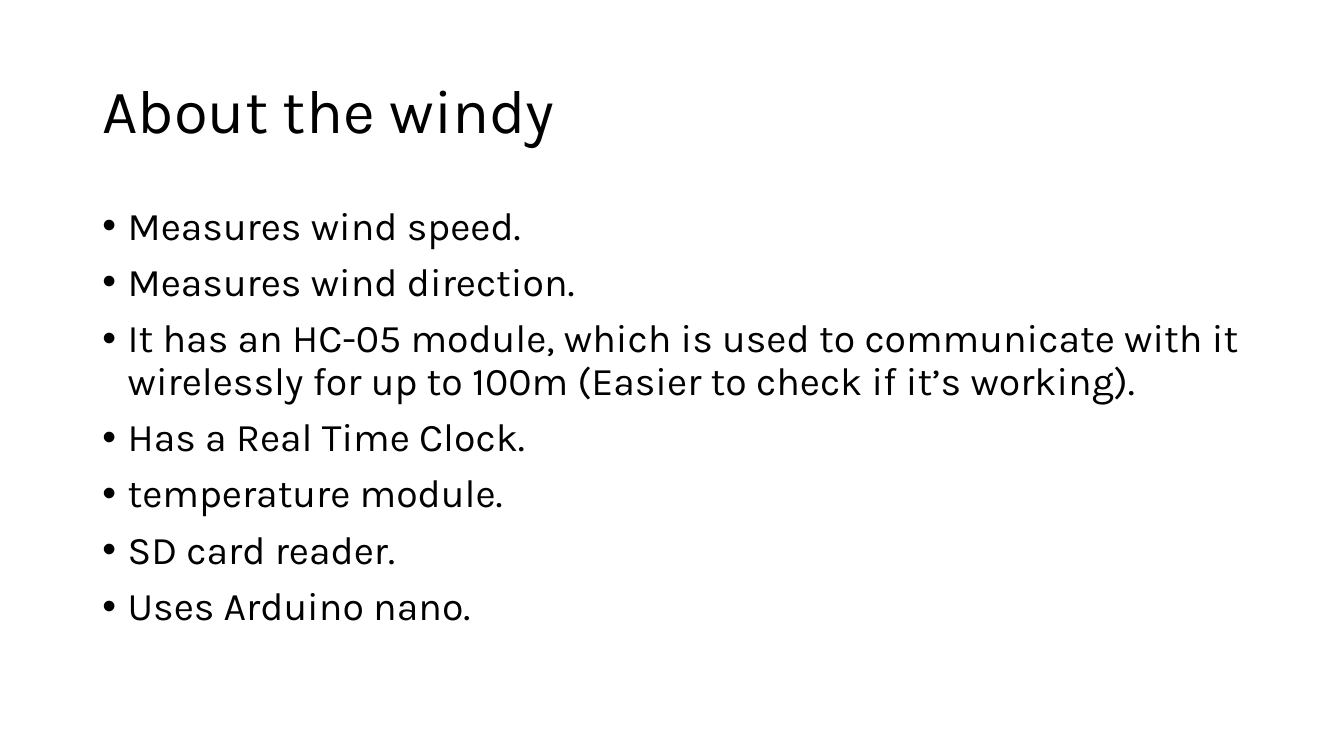
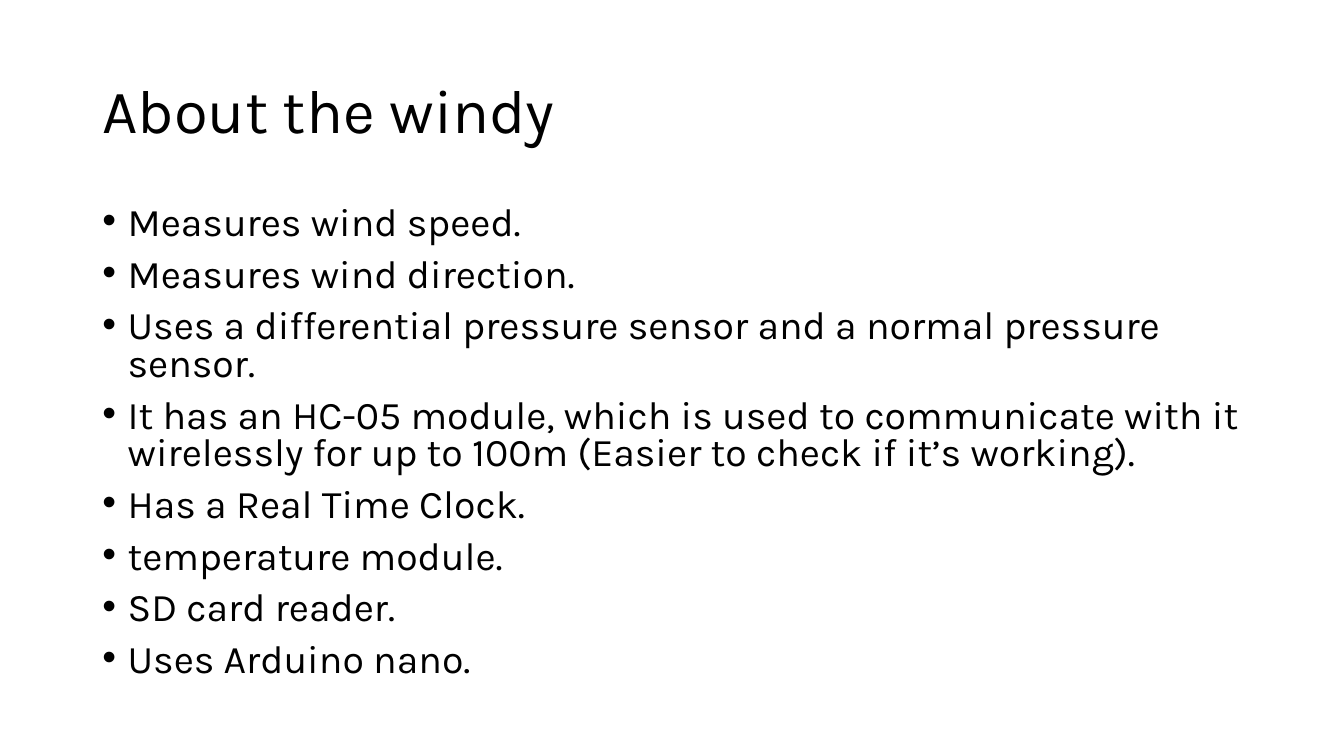
Before and after one commit to UMDBPP/Windy, a slide deck: slide 2 of Windy_design_review.pptx. Drawn at 1344x756 pixels with LibreOffice and Linux fonts; fonts in the diff are those of the drawing. Boxes give left, top, right and bottom in pixels: in the first picture for what was removed or moved away, otherwise in the second. Text is boxed around its words. In the diff, an @@ line names an element or a change of style, - is before the commit and + after.

Commit message:
design review update

```diff
--- a/Windy_design_review.pptx
+++ b/Windy_design_review.pptx
@@ text at [128, 209, 1238, 674]: line spacing 0.9 to 0.8 @@
@@ text at [128, 312, 1160, 378]: paragraph added @@
+• Uses a differential pressure sensor and a normal pressure sensor.
```
Also in this commit, not shown: 1 slide added.
